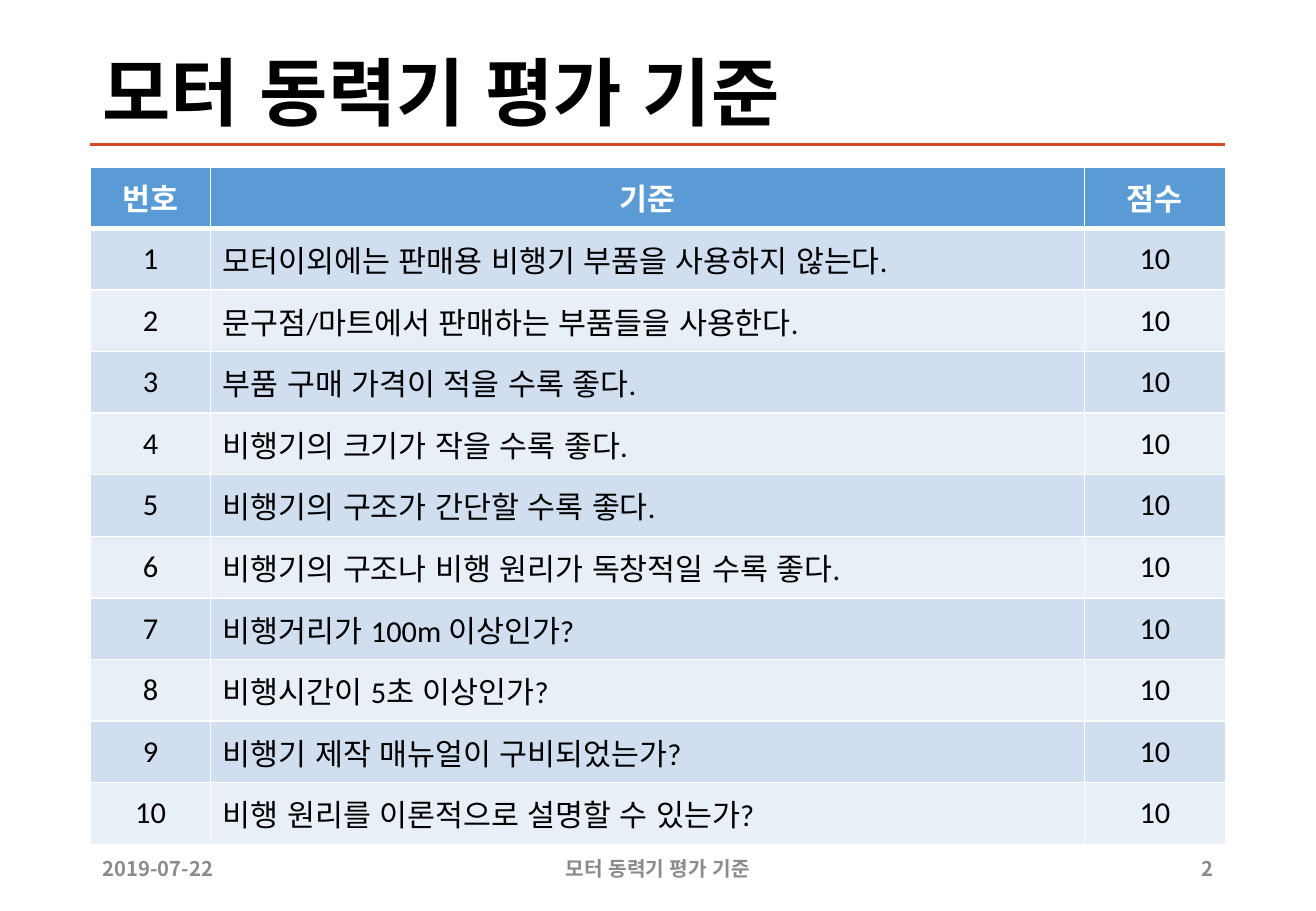
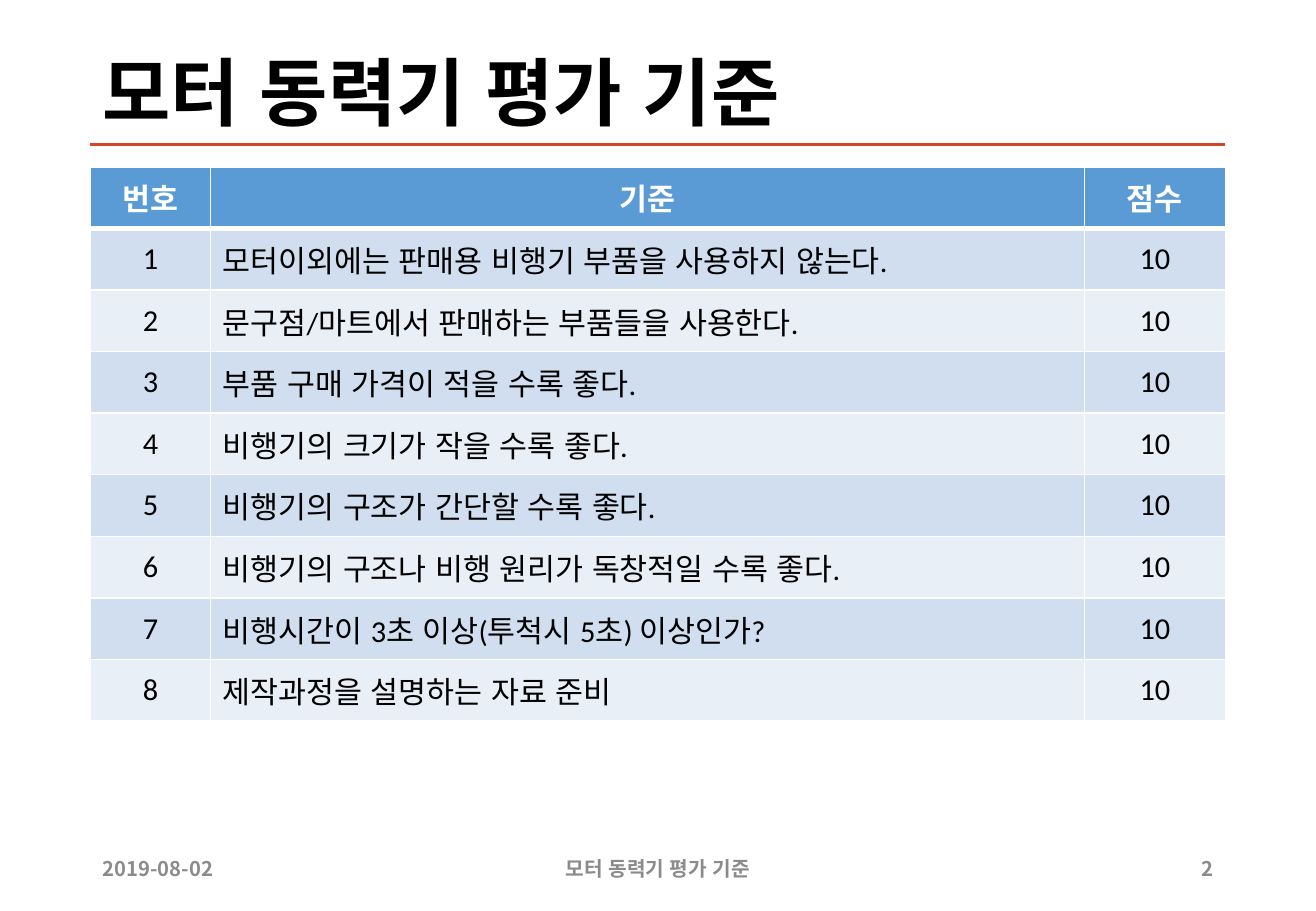
Before and after one commit to sunabove/drone_mentoring, a slide deck: slide 2 of 900 모터 동력기 평가 기준.pptx. Drawn at 1316x911 pixels with LibreOffice and Linux fonts; fonts in the diff are those of the drawing. Boxes give left, top, right and bottom in pixels: in the first picture for what was removed or moved away, otherwise in the second. Text is boxed around its words. In the diff, an @@ line names an element or a change of style, - is before the commit and + after.

```diff
--- a/900 모터 동력기 평가 기준.pptx
+++ b/900 모터 동력기 평가 기준.pptx
@@ table at (x1=90, y1=166, x2=1225, y2=721) @@
-row 8: 7 | 비행거리가 100m 이상인가? | 10
-row 9: 8 | 비행시간이 5초 이상인가? | 10
-row 10: 9 | 비행기 제작 매뉴얼이 구비되었는가? | 10
-row 11: 10 | 비행 원리를 이론적으로 설명할 수 있는가? | 10
+row 8: 7 | 비행시간이 3초 이상(투척시 5초) 이상인가? | 10
+row 9: 8 | 제작과정을 설명하는 자료 준비 | 10
@@ text at (x1=103, y1=861, x2=213, y2=876): text changed @@
-2019-07-22
+2019-08-02
```
Also in this commit, not shown: 2 other slides changed, 13 other files.
